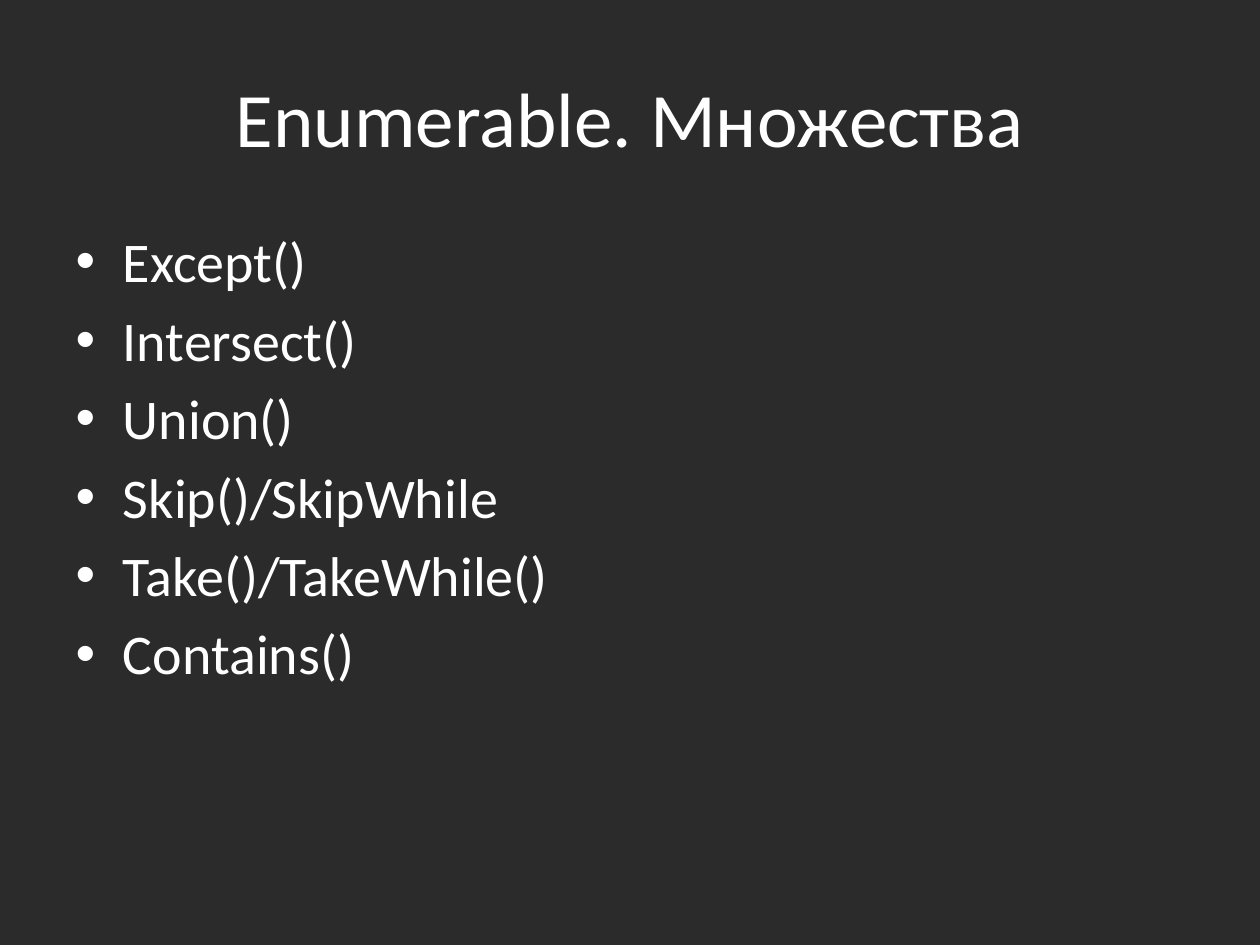
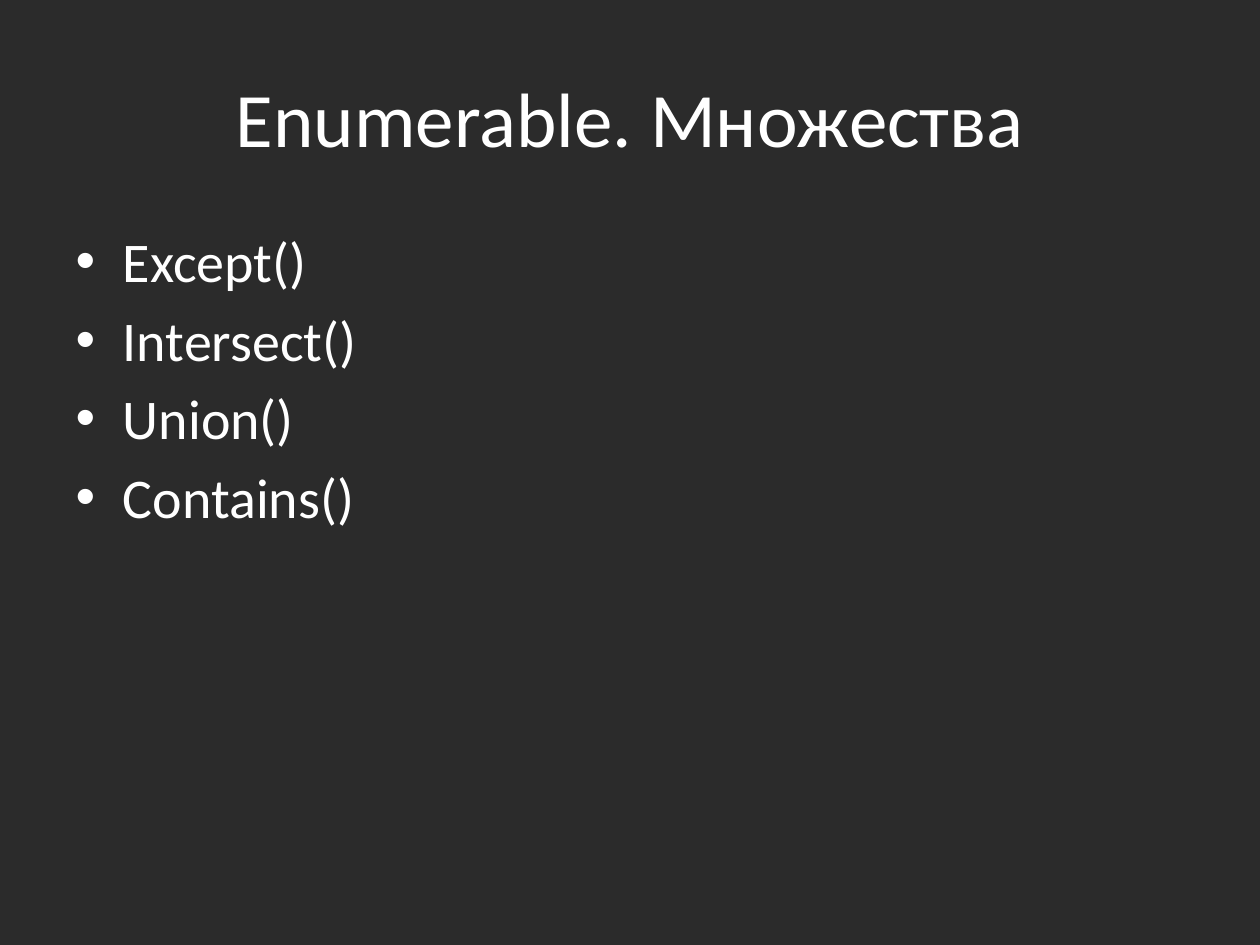
Before and after one commit to bazile/Training, a slide deck: slide 18 of Presentation/lesson-11-linq.pptx. Drawn at 1260x945 pixels with LibreOffice and Linux fonts; fonts in the diff are those of the drawing; background and template pictures are left out; a plain dark background stands for a picture behind light text. Boxes give left, top, right and bottom in pixels: in the first picture for what was removed or moved away, otherwise in the second. Text is boxed around its words. In the diff, an @@ line names an element or a change of style, - is before the commit and + after.

```diff
--- a/Presentation/lesson-11-linq.pptx
+++ b/Presentation/lesson-11-linq.pptx
@@ text at bbox=[123, 477, 548, 604]: paragraphs removed @@
-• Skip()/SkipWhile
-• Take()/TakeWhile()
```
Also in this commit, not shown: 1 other slide changed, 1 slide added, 3 other files.
